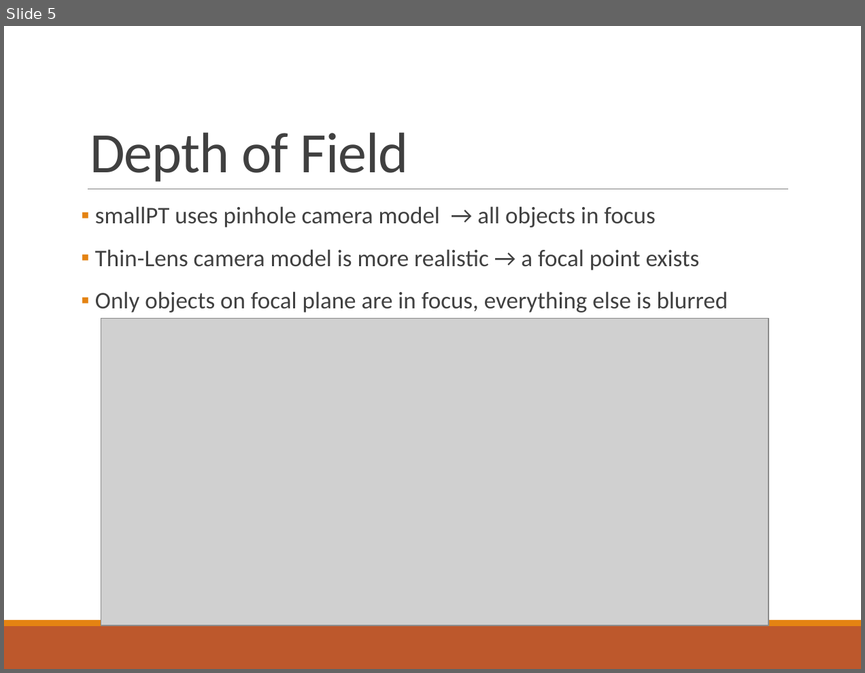
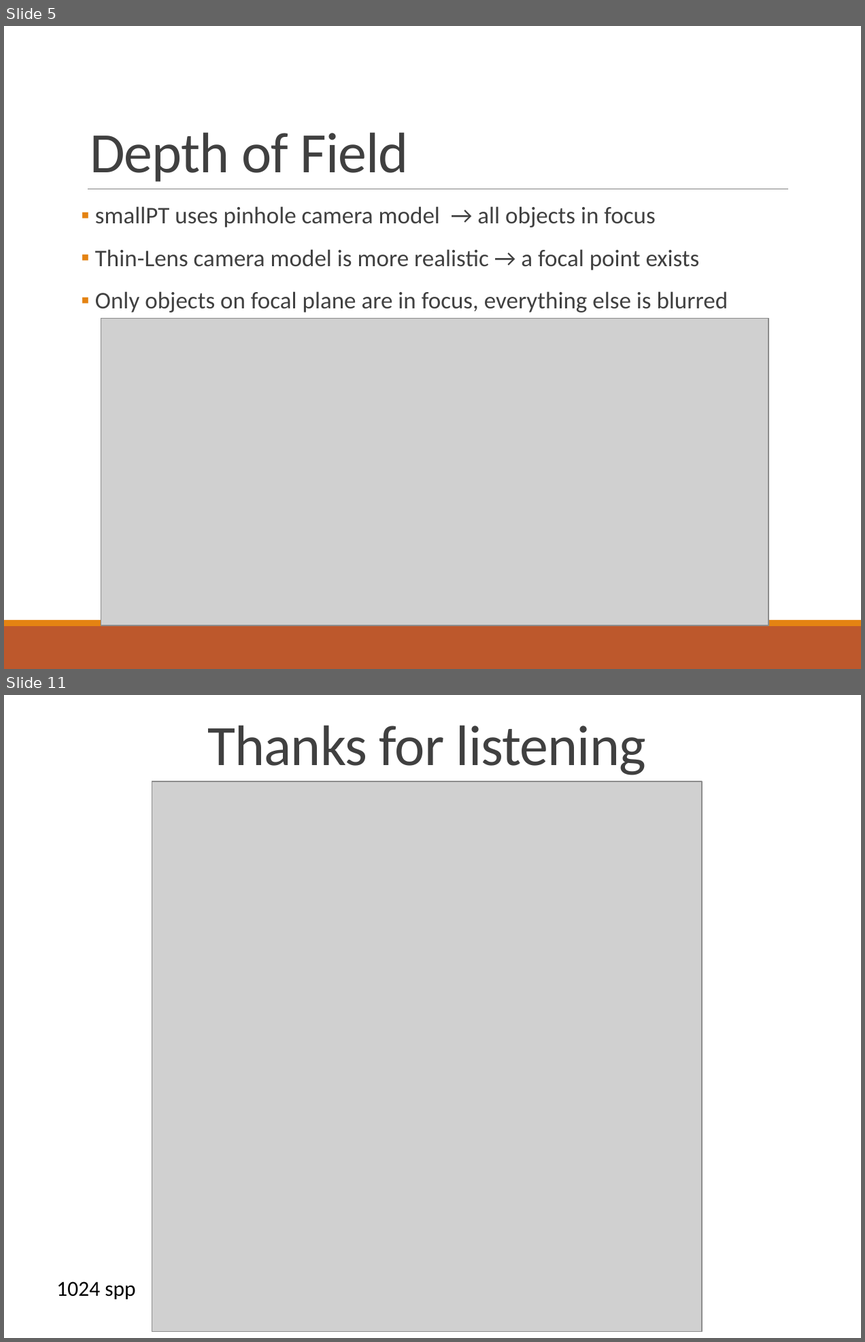
Before and after one commit to Philipp-M/ACG, a slide deck: smallPT_projectACG/presentation/Advanced Computer Graphics.pptx. Shown one above the other, each under a label of ours: slide 5 before the commit, slides 5 and 11 after it; the slides between them are not shown. The pictures are 865x673 and 865x1342 pixels, drawn with LibreOffice and Linux fonts; fonts in the diff are those of the drawing; grey boxes stand for pictures. Boxes give left, top, right and bottom in pixels: in the first picture for what was removed or moved away, otherwise in the second. Text is boxed around its words. In the diff, an @@ line names an element or a change of style, - is before the commit and + after.

```diff
--- a/smallPT_projectACG/presentation/Advanced Computer Graphics.pptx
+++ b/smallPT_projectACG/presentation/Advanced Computer Graphics.pptx
@@ slide 11 added at [4,695,861,1338], background #FFFFFF @@
@@ title added at [207,725,646,775], 48 pt, text #404040 @@
+Thanks for listening
@@ picture added at [152,781,702,1331] @@
@@ text added at [56,1281,135,1299], 18 pt, text #000000 @@
+1024 spp
```
Also in this commit, not shown: 7 slides changed, 1 other slide added, 1 slide removed, 1 other file.
